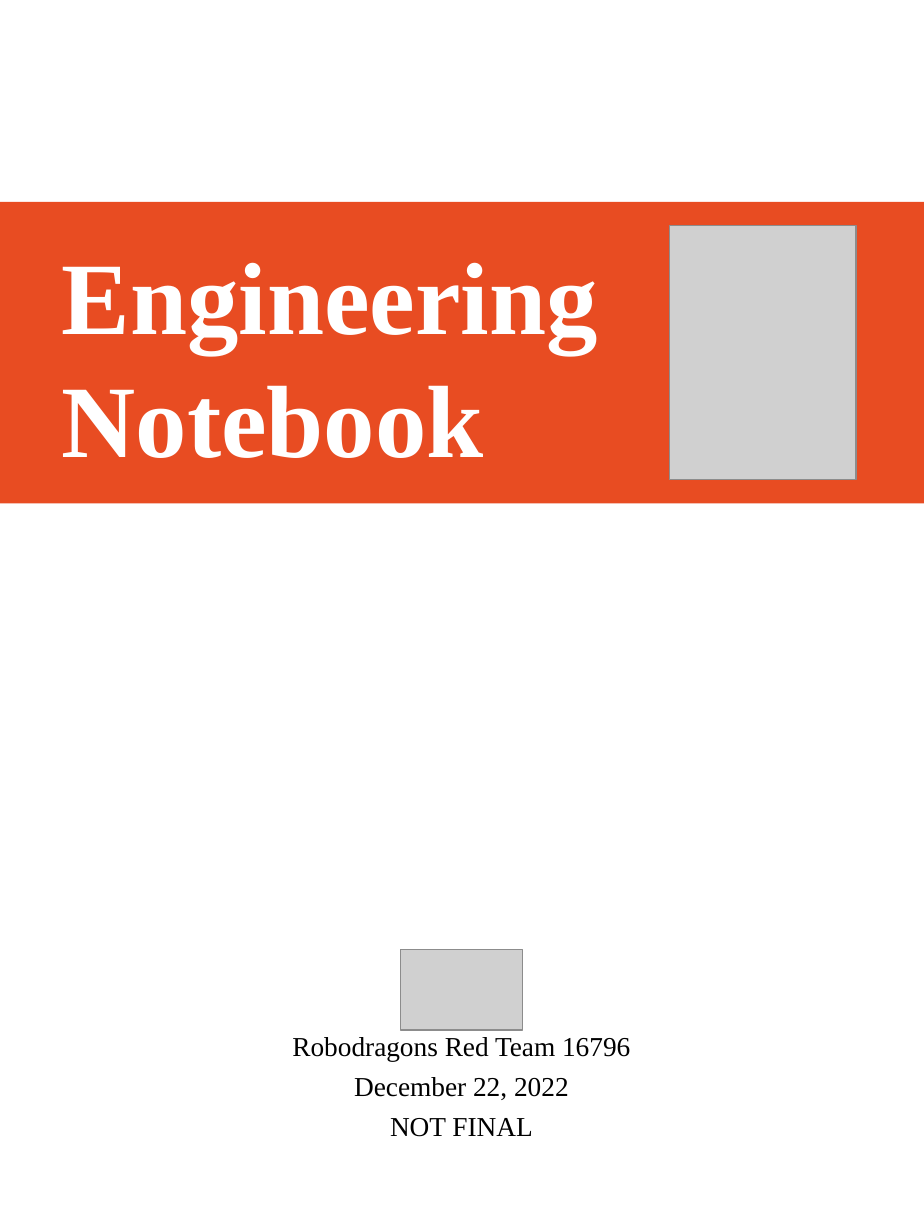
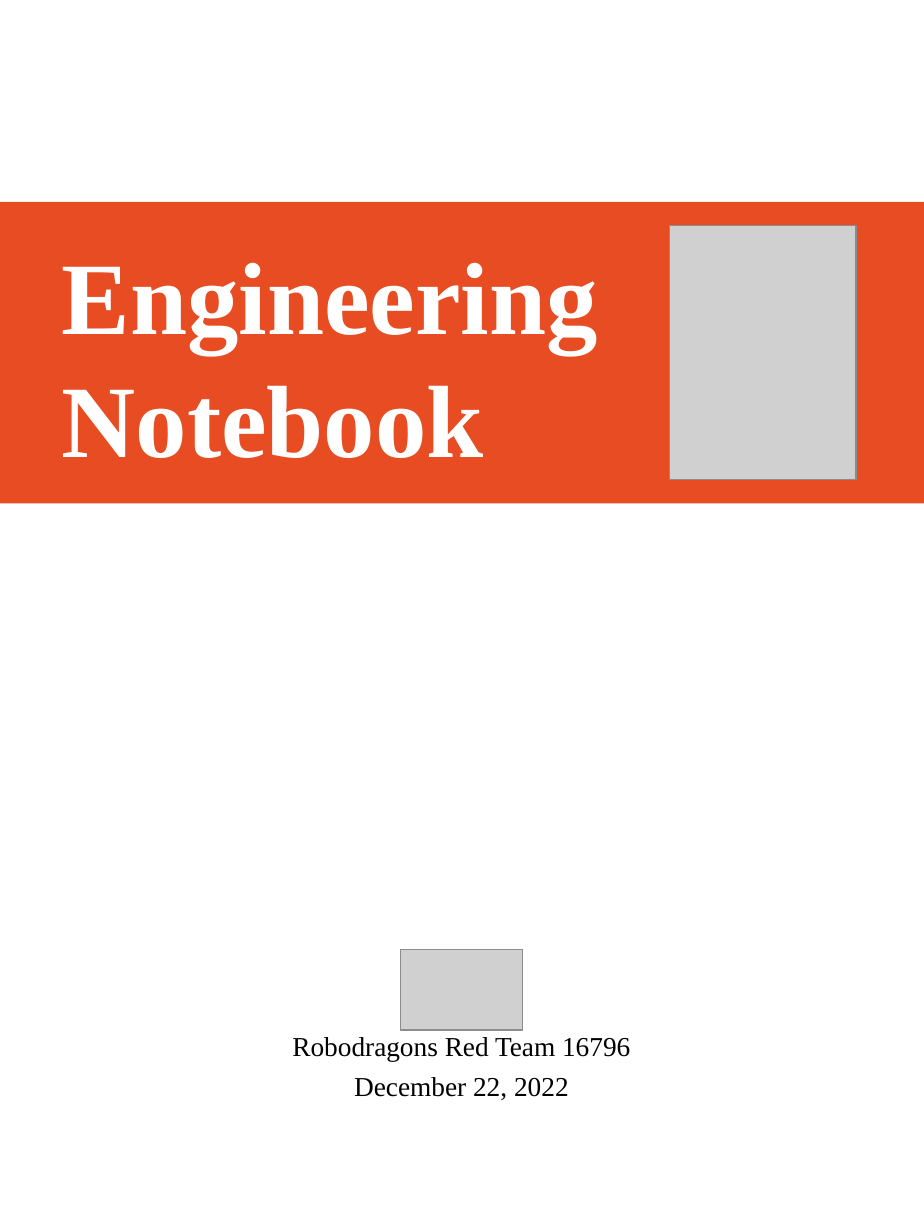
Before and after one commit to 16796redrobos/16796-Logbook, a slide deck: slide 1 of design/logbook.pptx. Drawn at 924x1232 pixels with LibreOffice and Linux fonts; fonts in the diff are those of the drawing; grey boxes stand for pictures. Boxes give left, top, right and bottom in pixels: in the first picture for what was removed or moved away, otherwise in the second. Text is boxed around its words. In the diff, an @@ line names an element or a change of style, - is before the commit and + after.

```diff
--- a/design/logbook.pptx
+++ b/design/logbook.pptx
@@ text at bbox=[390, 1118, 532, 1137]: paragraph removed @@
-NOT FINAL
```
Also in this commit, not shown: 2 other files.
